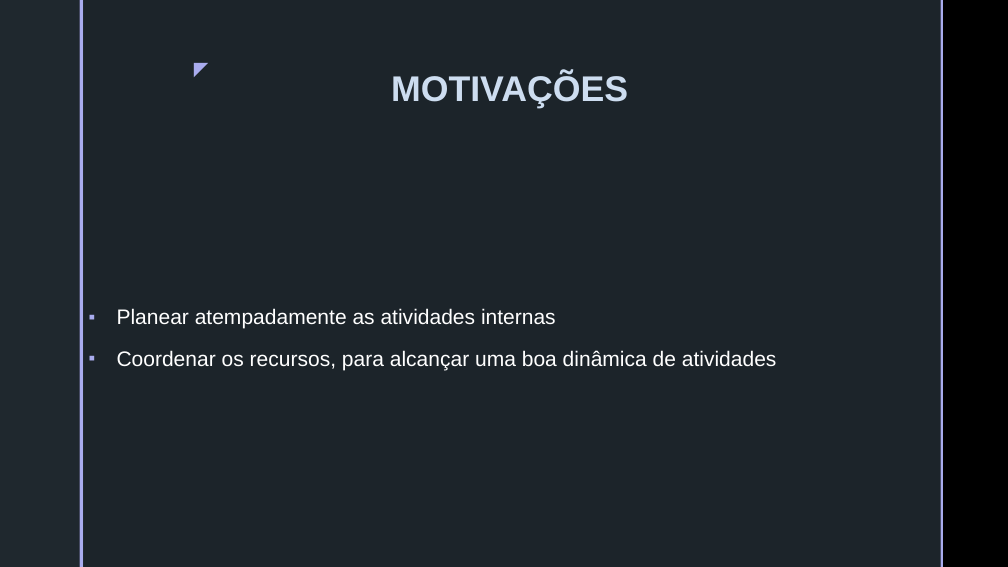
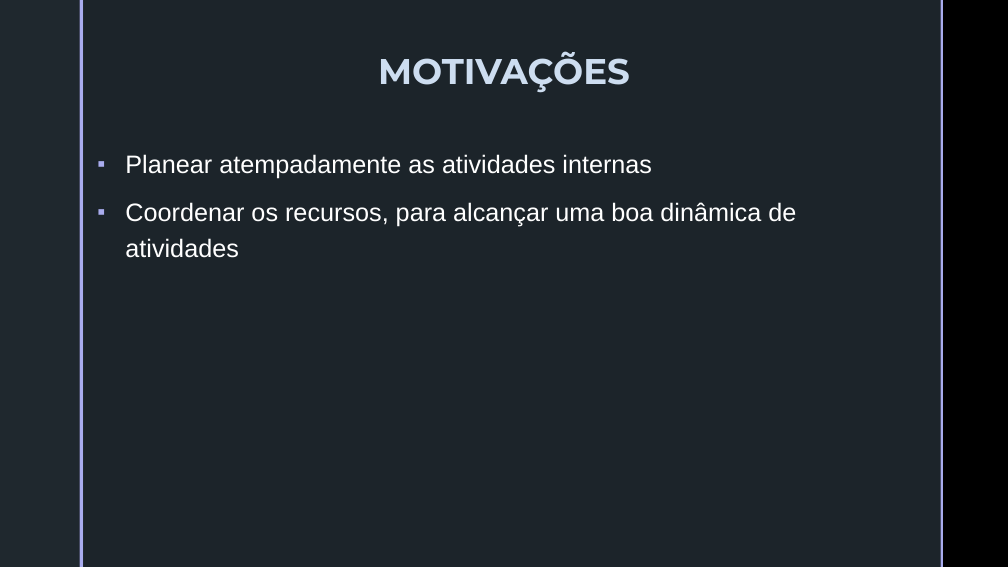
Before and after one commit to PedrcSantos/PS, a slide deck: slide 2 of ApresentacaoFinal.pptx. Drawn at 1008x567 pixels with LibreOffice and Linux fonts; fonts in the diff are those of the drawing; background and template pictures are left out. Boxes give left, top, right and bottom in pixels: in the first picture for what was removed or moved away, otherwise in the second. Text is boxed around its words. In the diff, an @@ line names an element or a change of style, - is before the commit and + after.

```diff
--- a/ApresentacaoFinal.pptx
+++ b/ApresentacaoFinal.pptx
@@ text "MOTIVAÇÕES": place and size @@
-text "MOTIVAÇÕES" at [391, 73, 628, 108]
+text "MOTIVAÇÕES" at [378, 51, 630, 92]
@@ text "MOTIVAÇÕES" at [378, 51, 630, 92]: font Arial to Montserrat @@
@@ text removed at [181, 53, 216, 83] @@
-◤
@@ text "Planear atempadamente as atividades internas": place and size @@
-text "Planear atempadamente as atividades internas" at [117, 308, 777, 371]
+text "Planear atempadamente as atividades internas" at [125, 154, 796, 258]
@@ text "Planear atempadamente as atividades internas" at [125, 154, 796, 258]: size 20 to 24 pt; vertical alignment middle to top @@
```
Also in this commit, not shown: 3 other slides changed, 3 slides added.
